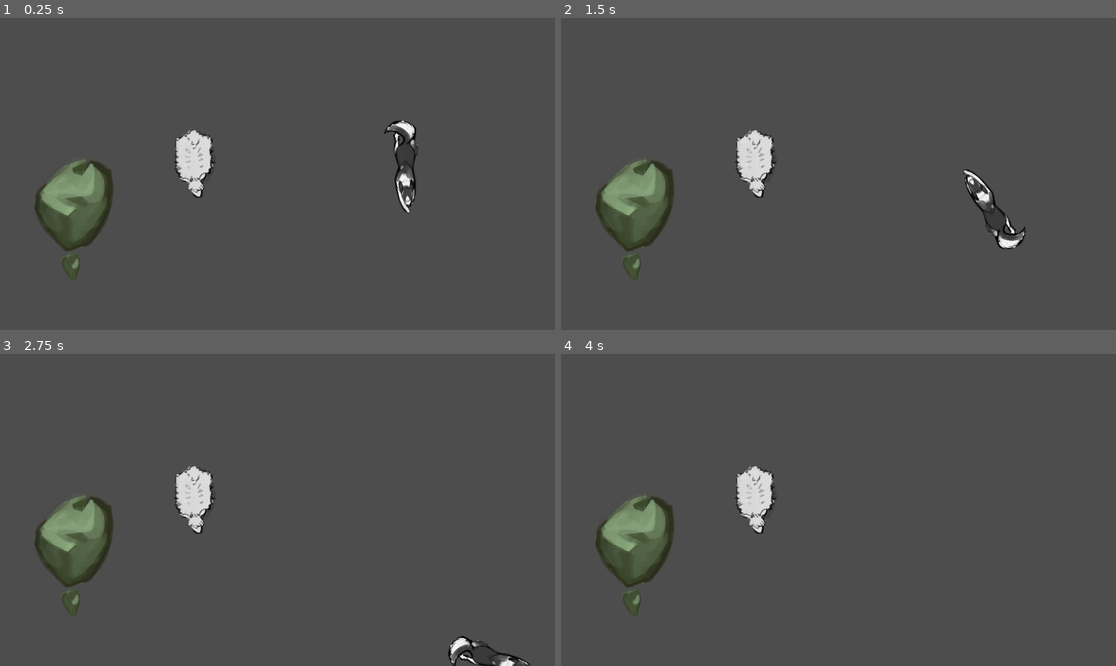
Above: before the commit, frames 1-4 (two rows, left to right).
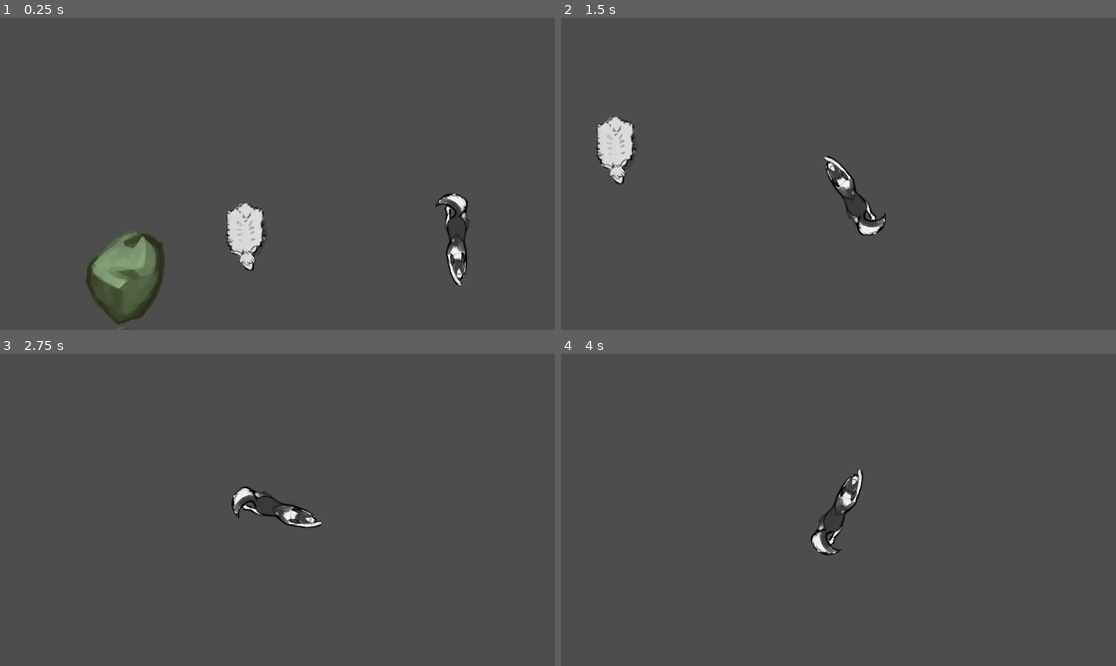
Above: after the commit, the same moments.

Repository: Nowan/slavic-game-jam-2024
Game: Godot game, scene res://src/scenes/main/MainScene.tscn
The game is run twice, just before and just after one commit, with the same random seed, the same clock (stepped at 60 frames per second) and the same inputs.
Inputs:
- Up to frame 1 (0.25 s): no input
- Up to frame 2 (1.5 s): hold D (move_right) 0.53-1.28 s; hold S (move_down) from 1.28 s (still down)
- Up to frame 3 (2.75 s): release S (move_down) at 2.03 s; hold D (move_right) from 2.03 s (still down)
- Up to frame 4 (4 s): release D (move_right) at 2.78 s; hold W (move_up) 2.78-3.53 s; hold A (move_left) from 3.53 s (still down)

The runs differ from the first frame. In frame 1, 8.0% of the frame differs, in the area x 6-85%, y 32-100%; in frame 2, 5.7%; in frame 3, 4.5%; in frame 4, 4.1%.

Commit message:
Added camera movement.
- Added camera movement and unzooming.
- Zooming back in not working yet

Diff:
--- /dev/null
+++ b/anchor_camera_2d.gd
@@ -0,0 +1,74 @@
+class_name AnchorCamera2D
+extends Camera2D
+
+# Distance to the target in pixels below which the camera slows down.
+const SLOW_RADIUS := 300.0
+
+# Maximum speed in pixels per second.
+@export var max_speed := 2000.0
+# Mass to slow down the camera's movement
+@export var mass := 1.0
+
+var _velocity = Vector2.ZERO
+# Global position of an anchor area. If it's equal to `Vector2.ZERO`,
+# the camera doesn't have an anchor point and follows its owner.
+var _anchor_position := Vector2.ZERO
+var _target_zoom := 1.0
+
+
+func _ready() -> void:
+	# Setting a node as top-level makes it move independently of its parent.
+	set_as_top_level(true)
+
+
+# Every frame, we update the camera's zoom level and position.
+func _physics_process(delta: float) -> void:
+	update_zoom()
+
+	# The camera's target position can either be `_anchor_position` if the value isn't
+	# `Vector2.ZERO` or the owner's position. The owner is the root node of the scene in which we
+	# instanced and saved the camera. In our demo, it's the Player.
+	var target_position: Vector2 = (
+		owner.global_position
+		if _anchor_position.is_equal_approx(Vector2.ZERO)
+		else _anchor_position
+	)
+
+	arrive_to(target_position)
+
+
+# Entering in an `Anchor2D` we receive the anchor object and change our `_anchor_position` and
+# `_target_zoom`
+func _on_AnchorDetector2D_anchor_detected(anchor: Anchor2D) -> void:
+	_anchor_position = anchor.global_position
+	_target_zoom = anchor.zoom_level
+
+
+# Leaving the anchor the zoom return to 1.0 and the camera's center to the player
+func _on_AnchorDetector2D_anchor_detached() -> void:
+	_anchor_position = Vector2.ZERO
+	_target_zoom = 1.0
+
+
+# Smoothly update the zoom level using a linear interpolation.
+func update_zoom() -> void:
+	if not is_equal_approx(zoom.x, _target_zoom):
+		# The weight we use considers the delta value to make the animation frame-rate independent.
+		var new_zoom_level: float = lerp(
+			zoom.x, _target_zoom, 1.0 - pow(0.008, get_physics_process_delta_time())
+		)
+		zoom = Vector2(new_zoom_level, new_zoom_level)
+
+
+# Gradually steers the camera to the `target_position` using the arrive steering behavior.
+func arrive_to(target_position: Vector2) -> void:
+	var distance_to_target := position.distance_to(target_position)
+	# We approach the `target_position` at maximum speed, taking the zoom into account, until we
+	# get close to the target point.
+	var desired_velocity := (target_position - position).normalized() * max_speed * zoom.x
+	# If we're close enough to the target, we gradually slow down the camera.
+	if distance_to_target < SLOW_RADIUS * zoom.x:
+		desired_velocity *= (distance_to_target / (SLOW_RADIUS * zoom.x))
+
+	_velocity += (desired_velocity - _velocity) / mass
+	position += _velocity * get_physics_process_delta_time()
--- a/project.godot
+++ b/project.godot
@@ -42,3 +42,9 @@
 "events": [Object(InputEventKey,"resource_local_to_scene":false,"resource_name":"","device":-1,"window_id":0,"alt_press …(191 unchanged characters)…
 ]
 }
+
+[layer_names]
+
+2d_physics/layer_1="actors"
+2d_physics/layer_2="obstacles"
+2d_physics/layer_3="anchors"
--- /dev/null
+++ b/src/scenes/camera/anchor_2d.gd
@@ -0,0 +1,4 @@
+class_name Anchor2D
+extends Area2D
+
+@export var zoom_level = 0.5
--- /dev/null
+++ b/src/scenes/camera/anchor_2d.tscn
@@ -0,0 +1,15 @@
+[gd_scene load_steps=3 format=3 uid="uid://tcsj7rnv05k3"]
+
+[ext_resource type="Script" path="res://src/scenes/camera/anchor_2d.gd" id="1_bk5mt"]
+
+[sub_resource type="RectangleShape2D" id="RectangleShape2D_oudsp"]
+size = Vector2(300, 300)
+
+[node name="Anchor2D" type="Area2D"]
+collision_layer = 4
+collision_mask = 0
+monitoring = false
+script = ExtResource("1_bk5mt")
+
+[node name="CollisionShape2D" type="CollisionShape2D" parent="."]
+shape = SubResource("RectangleShape2D_oudsp")
--- /dev/null
+++ b/src/scenes/camera/anchor_camera_2d.tscn
@@ -0,0 +1,6 @@
+[gd_scene load_steps=2 format=3 uid="uid://7rah7setkpyi"]
+
+[ext_resource type="Script" path="res://anchor_camera_2d.gd" id="1_1wdc5"]
+
+[node name="AnchorCamera2D" type="Camera2D"]
+script = ExtResource("1_1wdc5")
--- /dev/null
+++ b/src/scenes/camera/anchor_detector_2d.gd
@@ -0,0 +1,25 @@
+extends Area2D
+
+# Emitted when entering an anchor area.
+signal anchor_detected(anchor)
+# Emitted after exiting all anchor areas.
+signal anchor_detached
+
+# Called when the node enters the scene tree for the first time.
+func _ready() -> void:
+	pass # Replace with function body.
+
+
+# Called every frame. 'delta' is the elapsed time since the previous frame.
+func _process(delta: float) -> void:
+	pass
+
+
+func _on_area_entered(area: Area2D) -> void:
+	emit_signal("anchor_detected", area)
+
+
+func _on_area_exited(area: Area2D) -> void:
+	var areas: Array = get_overlapping_areas()
+	if get_overlapping_areas().size() == 1 and area == areas[0]:
+		emit_signal("anchor_detached")
--- /dev/null
+++ b/src/scenes/camera/anchor_detector_2d.tscn
@@ -0,0 +1,17 @@
+[gd_scene load_steps=3 format=3 uid="uid://bn2nkaasebek5"]
+
+[ext_resource type="Script" path="res://src/scenes/camera/anchor_detector_2d.gd" id="1_ou84k"]
+
+[sub_resource type="CapsuleShape2D" id="CapsuleShape2D_bboa2"]
+
+[node name="AnchorDetector2D" type="Area2D"]
+collision_layer = 0
+collision_mask = 4
+monitorable = false
+script = ExtResource("1_ou84k")
+
+[node name="CollisionShape2D" type="CollisionShape2D" parent="."]
+shape = SubResource("CapsuleShape2D_bboa2")
+
+[connection signal="area_entered" from="." to="." method="_on_area_entered"]
+[connection signal="area_exited" from="." to="." method="_on_area_exited"]
--- a/src/scenes/dog/Dog.tscn
+++ b/src/scenes/dog/Dog.tscn
@@ -1,7 +1,9 @@
-[gd_scene load_steps=5 format=3 uid="uid://mwmynyrns760"]
+[gd_scene load_steps=7 format=3 uid="uid://mwmynyrns760"]
 
 [ext_resource type="Texture2D" uid="uid://ljg8b5p34ome" path="res://assets/Dog/placeholder.png" id="1_1vi1y"]
 [ext_resource type="Script" path="res://src/scenes/dog/dog.gd" id="1_6p1qn"]
+[ext_resource type="PackedScene" uid="uid://7rah7setkpyi" path="res://src/scenes/camera/anchor_camera_2d.tscn" id="3_438hk"]
+[ext_resource type="PackedScene" uid="uid://bn2nkaasebek5" path="res://src/scenes/camera/anchor_detector_2d.tscn" id="4_eqaca"]
 
 [sub_resource type="CapsuleShape2D" id="CapsuleShape2D_116tv"]
 radius = 37.0
@@ -24,3 +26,10 @@
 [node name="DogScarebox" type="CollisionShape2D" parent="."]
 shape = SubResource("CircleShape2D_2xfgp")
 disabled = true
+
+[node name="AnchorCamera2D" parent="." instance=ExtResource("3_438hk")]
+
+[node name="AnchorDetector2D" parent="." instance=ExtResource("4_eqaca")]
+
+[connection signal="anchor_detached" from="AnchorDetector2D" to="AnchorCamera2D" method="_on_AnchorDetector2D_anchor_detached"]
+[connection signal="anchor_detected" from="AnchorDetector2D" to="AnchorCamera2D" method="_on_AnchorDetector2D_anchor_detected"]
